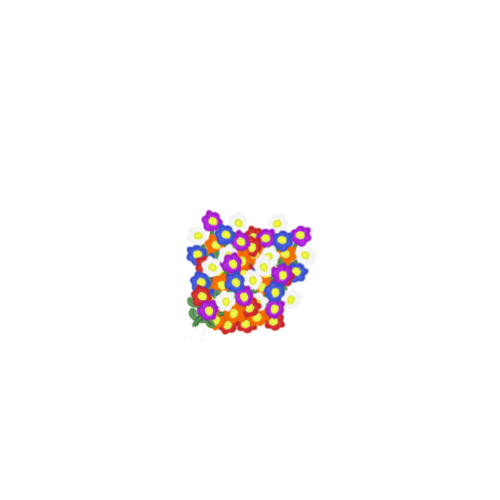
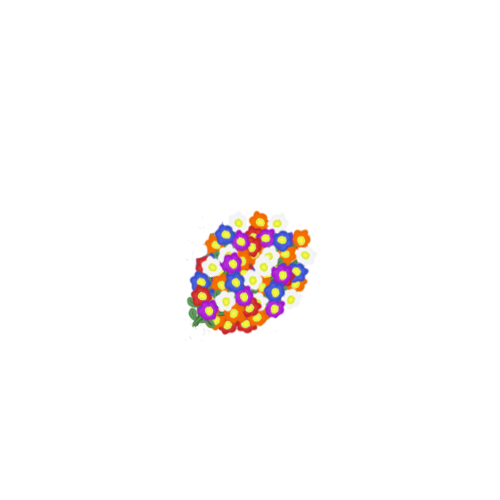
Before/after of a 500 × 500 layered artwork. What changed in the layer stack:
painted on "Bunch_2" (1st of 3) over [185, 208, 224, 268]
painted on "Bunch_2" (2nd of 3) over [261, 312, 286, 332]
painted on "Bunch_2" (3rd of 3) over [290, 225, 313, 249]
added layer "O_Orang Kopie" above "O_Orang Kopie 2" over [248, 209, 270, 232]
added layer "O_Orang Kopie 2" above "O_Orang Kopie 3" over [285, 277, 309, 293]
added layer "O_Orang Kopie 3" above "Helper" over [267, 228, 312, 252]
